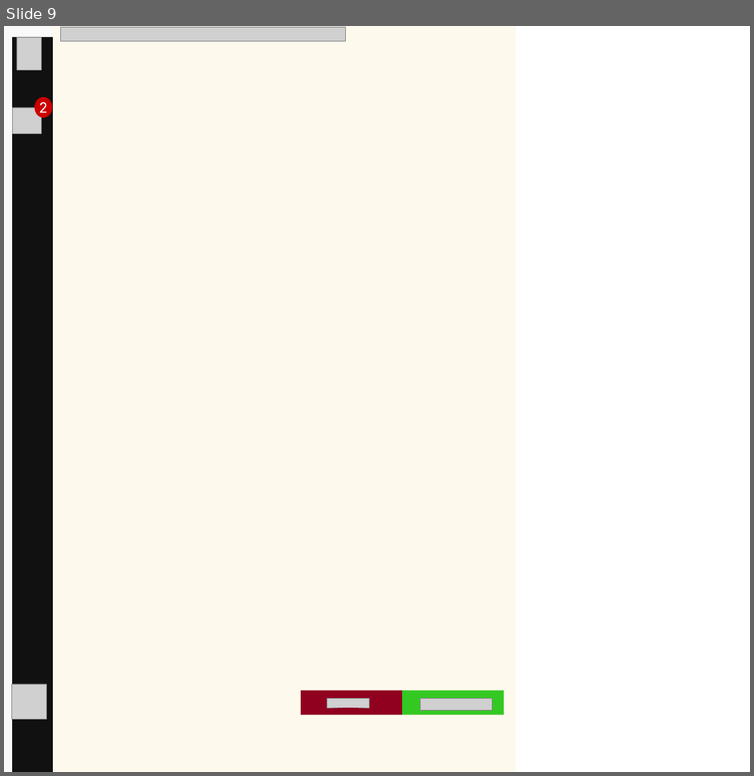
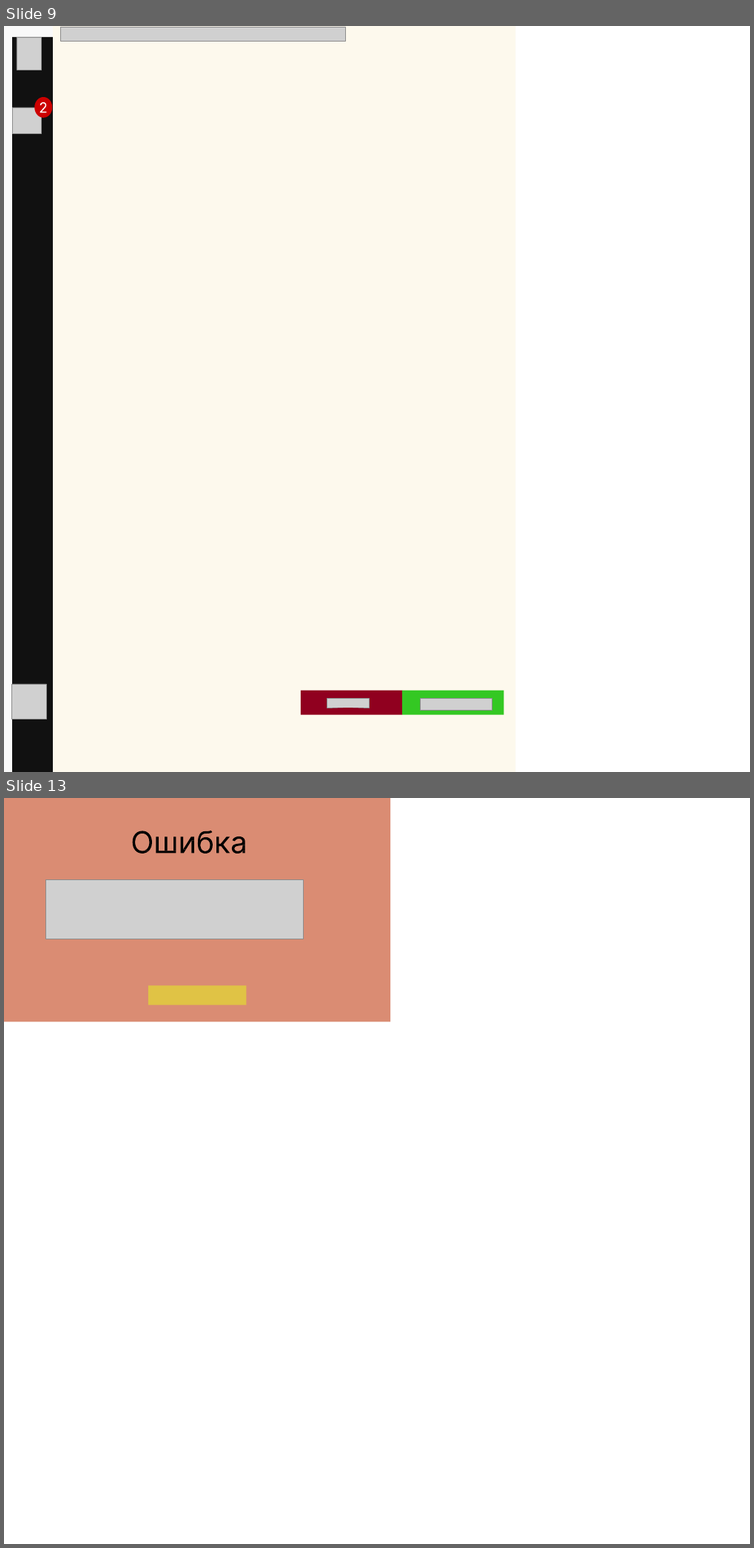
Before and after one commit to mmonastyrskiy/5_sem, a slide deck: Стандартизация/Design/all.pptx. Shown one above the other, each under a label of ours: slide 9 before the commit, slides 9 and 13 after it; the slides between them are not shown. The pictures are 754x776 and 754x1548 pixels, drawn with LibreOffice and Linux fonts; fonts in the diff are those of the drawing; grey boxes stand for pictures; background and template pictures are left out. Boxes give left, top, right and bottom in pixels: in the first picture for what was removed or moved away, otherwise in the second. Text is boxed around its words. In the diff, an @@ line names an element or a change of style, - is before the commit and + after.

```diff
--- a/Стандартизация/Design/all.pptx
+++ b/Стандартизация/Design/all.pptx
@@ slide 13 added at [4,798,750,1544], background #FFFFFF @@
@@ freeform shape added at [4,798,390,1022], fill #DA8C73 @@
@@ freeform shape added at [133,831,245,854], fill #000000 @@
@@ picture added at [45,879,304,939] @@
@@ freeform shape added at [148,985,246,1005], fill #E0C345 @@
```
Also in this commit, not shown: 7 slides changed, 1 other slide added, 8 other files.
